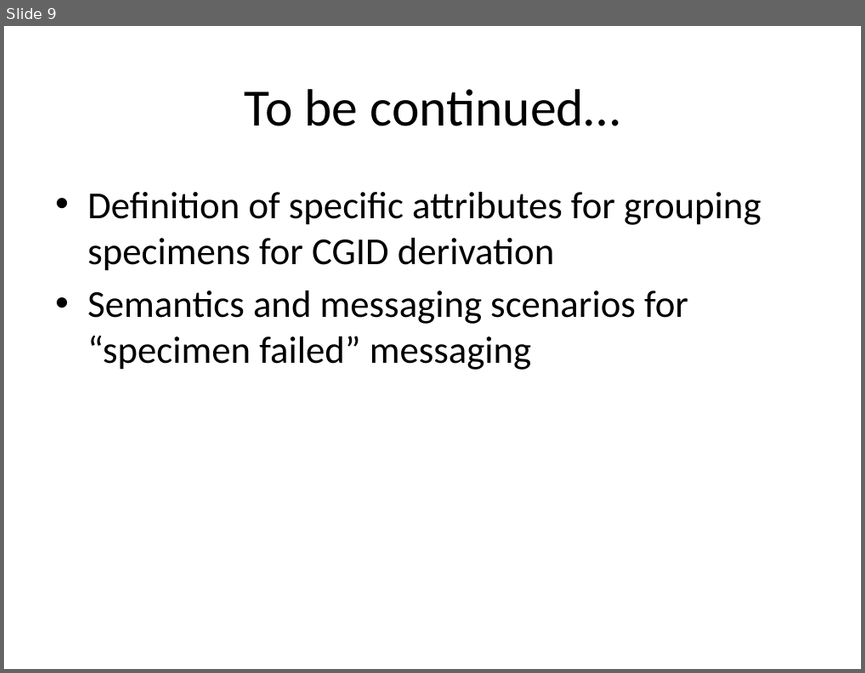
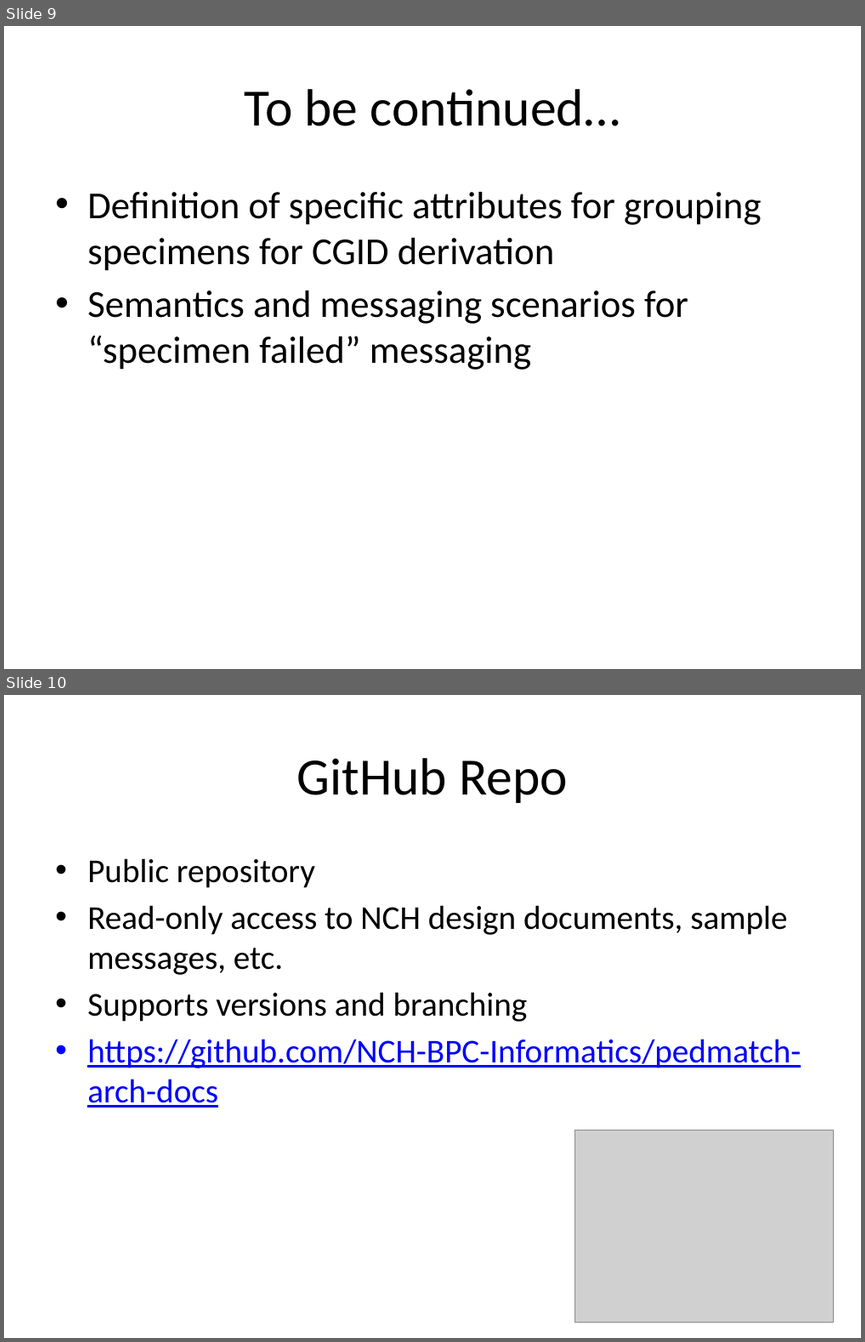
Before and after one commit to NCH-BPC-Informatics/pedmatch-arch-docs, a slide deck: NCH-PEDMATCH - Integration Walkthrough.pptx. Shown one above the other, each under a label of ours: slide 9 before the commit, slides 9 and 10 after it. The pictures are 865x673 and 865x1342 pixels, drawn with LibreOffice and Linux fonts; fonts in the diff are those of the drawing; grey boxes stand for pictures. Boxes give left, top, right and bottom in pixels: in the first picture for what was removed or moved away, otherwise in the second. Text is boxed around its words. In the diff, an @@ line names an element or a change of style, - is before the commit and + after.

Commit message:
Modifications for 5/5/16 teleconf presentation
Added slide for GitHub repo

```diff
--- a/NCH-PEDMATCH - Integration Walkthrough.pptx
+++ b/NCH-PEDMATCH - Integration Walkthrough.pptx
@@ slide 10 added at (4, 695, 861, 1338), background #FFFFFF @@
@@ title added at (297, 758, 568, 803), 44 pt, text #000000 @@
+GitHub Repo
@@ text added at (87, 858, 800, 1107), 28 pt, text #000000 @@
+• Public repository
+• Read-only access to NCH design documents, sample messages, etc.
+• Supports versions and branching
+• https://github.com/NCH-BPC-Informatics/pedmatch-arch-docs
@@ picture added at (575, 1130, 834, 1322) @@
```
Also in this commit, not shown: 1 other file.
